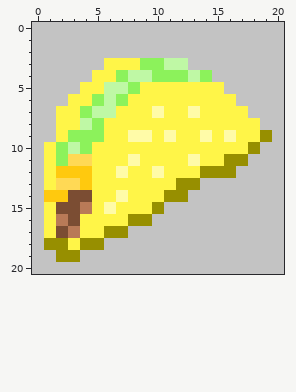
One commit to this pixel-art sprite: src/app/assets/sprites/Inventory/taco.png. That is the earlier state.
The file is 21x21 pixels.
New version:
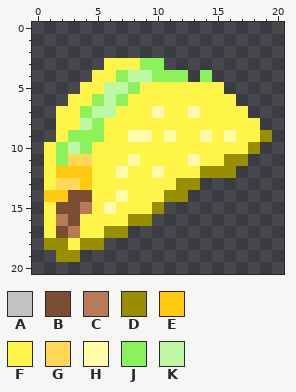
Palette (. is transparent): A #c3c3c3  B #7b4d33  C #b97a57  D #978f00  E #ffc90e  F #fff548  G #ffd955  H #fffba8  J #8cf25b  K #bff8a5
The exact change:
@@ x 0..20 @@
- 0 AAAAAAAAAAAAAAAAAAAAA
- 1 AAAAAAAAAAAAAAAAAAAAA
- 2 AAAAAAAAAAAAAAAAAAAAA
- 3 AAAAAAFFFJJKKAAAAAAAA
- 4 AAAAAFFJKKJJJKJAAAAAA
- 5 AAAAFFKKJFFFFFFFAAAAA
- 6 AAAFFJKJFFFFFFFFFAAAA
- 7 AAFFJKKFFFHFFHFFFFAAA
- 8 AAFFKJFFFFFFFFFFFFFAA
- 9 AAFJJJFFHHFHFFHFHFFDA
-10 AFJKJFFFFFFFFFFFFFDAA
-11 AFJGGFFFHFFFFHFFDDAAA
-12 AFEEEFFHFFHFFFDDDAAAA
-13 AFGGEFFFFFFFDDAAAAAAA
-14 AEEBBFFHFFFDDAAAAAAAA
-15 AFBBCFHFFFDAAAAAAAAAA
-16 AFCBFFFFDDAAAAAAAAAAA
-17 AFBCFFDDAAAAAAAAAAAAA
-18 ADDFDDAAAAAAAAAAAAAAA
-19 AADDAAAAAAAAAAAAAAAAA
-20 AAAAAAAAAAAAAAAAAAAAA
+ 0 .....................
+ 1 .....................
+ 2 .....................
+ 3 ......FFFJJ..........
+ 4 .....FFJKKJJJ.J......
+ 5 ....FFKKJFFFFFFF.....
+ 6 ...FFJKJFFFFFFFFF....
+ 7 ..FFJKKFFFHFFHFFFF...
+ 8 ..FFKJFFFFFFFFFFFFF..
+ 9 ..FJJJFFHHFHFFHFHFFD.
+10 .FJKJFFFFFFFFFFFFFD..
+11 .FJGGFFFHFFFFHFFDD...
+12 .FEEEFFHFFHFFFDDD....
+13 .FGGEFFFFFFFDD.......
+14 .EEBBFFHFFFDD........
+15 .FBBCFHFFFD..........
+16 .FCBFFFFDD...........
+17 .FBCFFDD.............
+18 .DDFDD...............
+19 ..DD.................
+20 .....................
